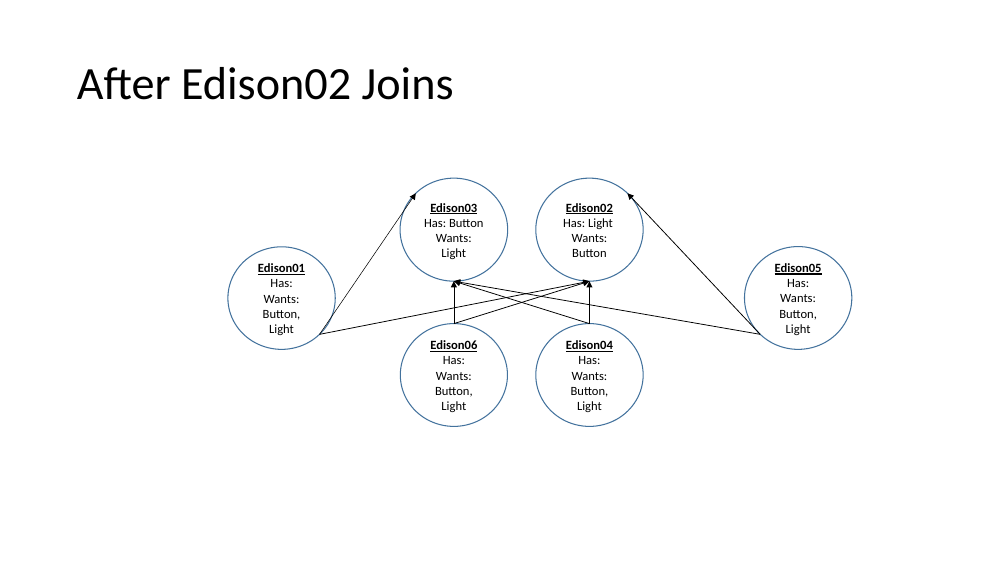
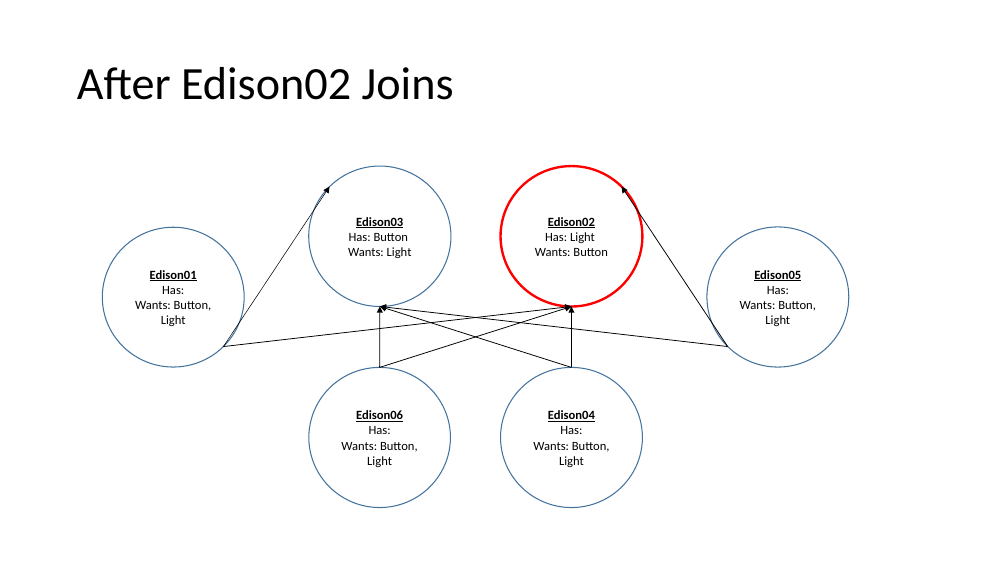
Before and after one commit to rush2sk8/Intel-Edison-PS, a slide deck: slide 6 of node network.pptx (slide 7 before the commit). Drawn at 1008x567 pixels with LibreOffice and Linux fonts; fonts in the diff are those of the drawing. Boxes give left, top, right and bottom in pixels: in the first picture for what was removed or moved away, otherwise in the second. Text is boxed around its words. In the diff, an @@ line names an element or a change of style, - is before the commit and + after.

```diff
--- a/node network.pptx
+++ b/node network.pptx
@@ ellipse "Edison03": place and size @@
-ellipse "Edison03" at [400, 178, 507, 281]
+ellipse "Edison03" at [309, 166, 451, 307]
@@ ellipse "Edison02": place and size @@
-ellipse "Edison02" at [536, 178, 644, 281]
+ellipse "Edison02" at [501, 166, 643, 307]
@@ ellipse "Edison02" at [501, 166, 643, 307]: outline #43739E 1 pt to #FF0000 2.25 pt @@
@@ arrow moved from (320, 334) - (416, 194) to (224, 346) - (330, 187) @@
@@ arrow moved from (761, 334) - (628, 194) to (728, 346) - (622, 187) @@
@@ ellipse "Edison01": place and size @@
-ellipse "Edison01" at [228, 247, 335, 350]
+ellipse "Edison01" at [102, 228, 244, 368]
@@ ellipse "Edison05": place and size @@
-ellipse "Edison05" at [745, 247, 852, 349]
+ellipse "Edison05" at [707, 227, 849, 367]
@@ arrow moved from (320, 334) - (590, 281) to (224, 346) - (572, 306) @@
@@ arrow moved from (761, 334) - (454, 281) to (728, 346) - (380, 306) @@
@@ arrow moved from (454, 324) - (590, 281) to (380, 368) - (572, 306) @@
@@ arrow moved from (590, 324) - (454, 281) to (572, 368) - (380, 306) @@
@@ arrow moved from (454, 324) - (454, 281) to (380, 368) - (380, 306) @@
@@ arrow moved from (590, 324) - (590, 281) to (572, 368) - (572, 306) @@
@@ ellipse "Edison06": place and size @@
-ellipse "Edison06" at [401, 324, 508, 426]
+ellipse "Edison06" at [309, 368, 451, 507]
@@ ellipse "Edison04": place and size @@
-ellipse "Edison04" at [536, 324, 644, 426]
+ellipse "Edison04" at [501, 368, 643, 507]
```
Also in this commit, not shown: 3 other slides changed, 1 slide removed.
